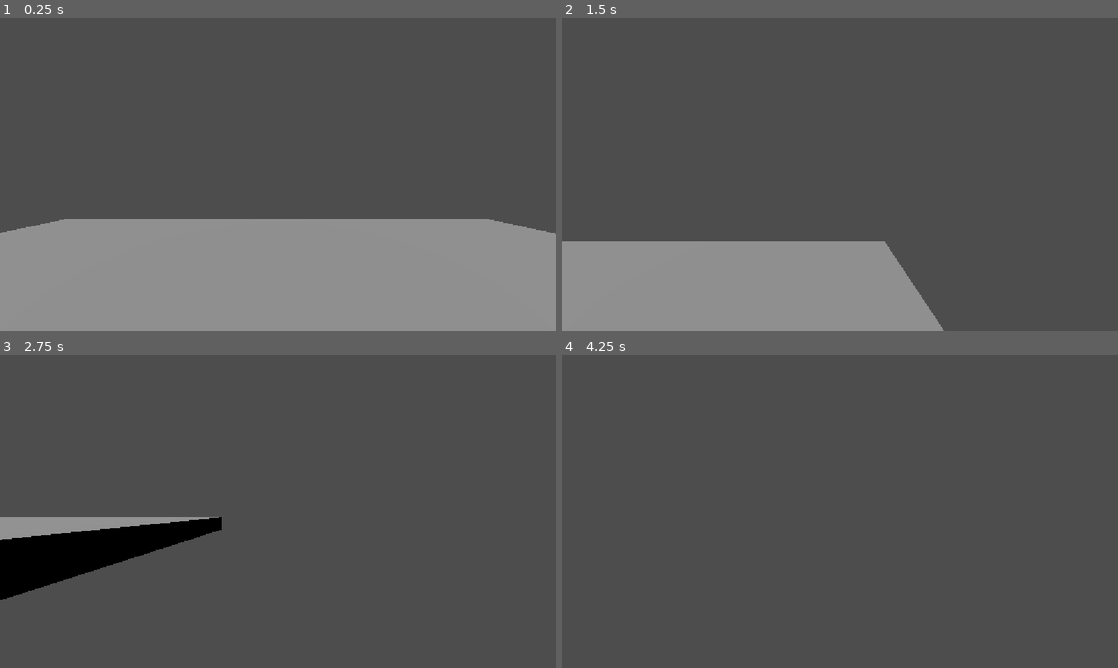
Above: before the commit, frames 1-4 (two rows, left to right).
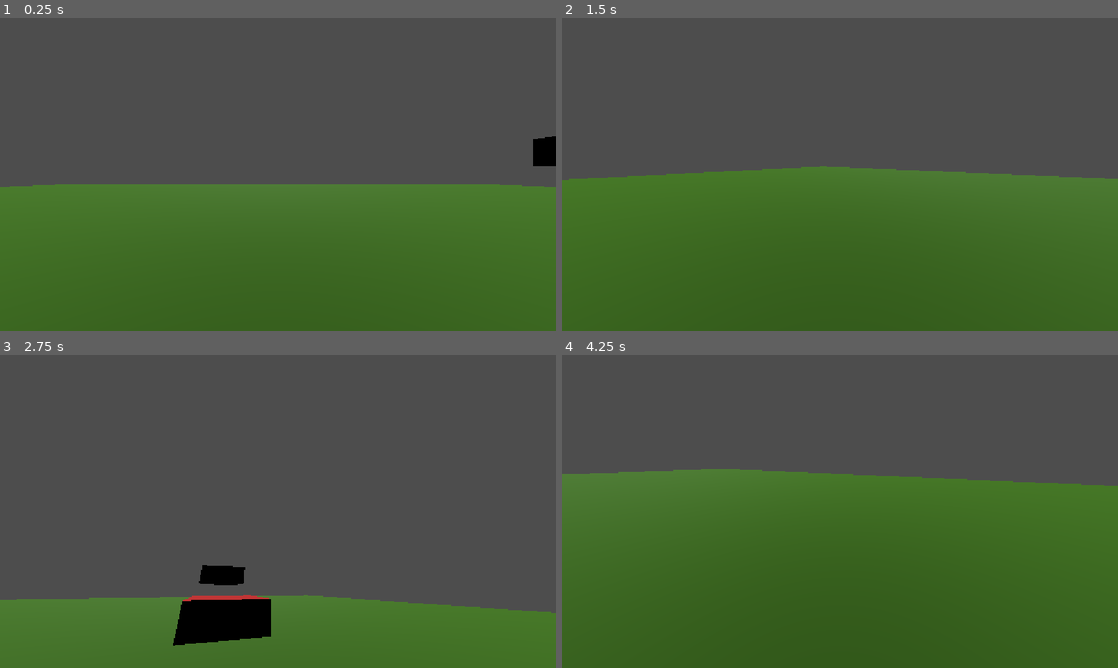
Above: after the commit, the same moments.

Repository: Ayaaneo/Desparuin
Game: Godot game, scene res://Assets/Scenes/floor_1.tscn
Two runs of this game, one before a commit and one after it. Both use one fixed random seed, a clock stepped at 60 frames per second and the inputs below.
Inputs (mouse positions are in pixels of both pictures, inside the frame that each line leads up to):
- Up to frame 1 (0.25 s): no input
- Up to frame 2 (1.5 s): tap Enter at 0.5 s; move the mouse to (962, 158) at 0.52 s; hold D (Right) 0.53-1.28 s; hold Shift (Sprint, bound only after the commit) 0.53-1.28 s; tap Space (Jump) at 0.77 s; move the mouse to (728, 190) at 1.27 s; hold S (Backward) from 1.28 s (still down); tap W (Foreward) at 1.35 s
- Up to frame 3 (2.75 s): tap Space (Jump) at 1.52 s; tap Shift (Sprint, bound only after the commit) at 1.55 s; move the mouse to (333, 442) at 2.02 s; release S (Backward) at 2.03 s; hold D (Right) from 2.03 s (still down); hold Shift (Sprint, bound only after the commit) from 2.03 s (still down)
- Up to frame 4 (4.25 s): move the mouse to (812, 574) at 2.77 s; release Shift (Sprint, bound only after the commit) at 2.78 s; tap Shift (Sprint, bound only after the commit) at 2.85 s; tap Space (Jump) at 3.02, 3.77 s; move the mouse to (1006, 558) at 3.52 s; release D (Right) at 3.53 s; hold A (Left) from 3.53 s (still down); hold Shift (Sprint, bound only after the commit) from 3.53 s (still down); tap W (Foreward) at 3.6 s

The runs differ from the first frame. In frame 1, 47% of the frame differs, in the area x 0-100%, y 37-100%; in frame 2, 51%; in frame 3, 28%; in frame 4, 61%, in the area x 0-100%, y 36-100%.

Commit message:
Player movement Scrpts and Some level

Diff:
--- a/Assets/Scenes/floor_1.tscn
+++ b/Assets/Scenes/floor_1.tscn
@@ -2,7 +2,23 @@
 
 [ext_resource type="Script" uid="uid://cmaaf14h4rb62" path="res://Assets/scripts/player.gd" id="1_w7j4e"]
 
+[sub_resource type="BoxShape3D" id="BoxShape3D_7ptjm"]
+
+[sub_resource type="StandardMaterial3D" id="StandardMaterial3D_bnvy5"]
+albedo_color = Color(0, 0, 0, 1)
+metallic = 0.45
+roughness = 0.7
+
+[sub_resource type="BoxMesh" id="BoxMesh_0s7bo"]
+
+[sub_resource type="StandardMaterial3D" id="StandardMaterial3D_w0g1t"]
+albedo_color = Color(0.81487185, 0.0012150849, 0, 1)
+proximity_fade_distance = 0.01
+
 [sub_resource type="BoxShape3D" id="BoxShape3D_i0y1n"]
+
+[sub_resource type="ORMMaterial3D" id="ORMMaterial3D_86b32"]
+albedo_color = Color(0.3960686, 0.66918766, 0.23134163, 1)
 
 [sub_resource type="BoxMesh" id="BoxMesh_xmo8n"]
 
@@ -12,19 +28,44 @@
 
 [node name="Floor1" type="Node" unique_id=1604478468]
 
+[node name="platform2" type="StaticBody3D" parent="." unique_id=1327892465]
+transform = Transform3D(2.8367462, 0, 0, 0, 1.103101, 0, 0, 0, 3.6667957, 11.895424, 2.7136345, -6.381889)
+
+[node name="CollisionShape3D" type="CollisionShape3D" parent="platform2" unique_id=1816317401]
+shape = SubResource("BoxShape3D_7ptjm")
+
+[node name="MeshInstance3D" type="MeshInstance3D" parent="platform2" unique_id=1043374996]
+material_override = SubResource("StandardMaterial3D_bnvy5")
+mesh = SubResource("BoxMesh_0s7bo")
+
+[node name="platform1" type="StaticBody3D" parent="." unique_id=1434058798]
+transform = Transform3D(2.8367462, 0, 0, 0, 1.103101, 0, 0, 0, 3.6667957, 11.895424, 0.9579983, 0)
+
+[node name="CollisionShape3D" type="CollisionShape3D" parent="platform1" unique_id=1300238058]
+shape = SubResource("BoxShape3D_7ptjm")
+
+[node name="MeshInstance3D" type="MeshInstance3D" parent="platform1" unique_id=2052863703]
+material_override = SubResource("StandardMaterial3D_w0g1t")
+mesh = SubResource("BoxMesh_0s7bo")
+
 [node name="Ground" type="StaticBody3D" parent="." unique_id=471635435]
+transform = Transform3D(7, 0, 0, 0, 1, 0, 0, 0, 7, -0.029323578, 0, 0)
 
 [node name="CollisionShape3D" type="CollisionShape3D" parent="Ground" unique_id=881503000]
 transform = Transform3D(10, 0, 0, 0, 0.5, 0, 0, 0, 10, 0, 0, 0)
 shape = SubResource("BoxShape3D_i0y1n")
+debug_color = Color(1.347661e-06, 0.58525735, 0.7795428, 0.41960785)
 
 [node name="MeshInstance3D" type="MeshInstance3D" parent="Ground" unique_id=452375483]
 transform = Transform3D(10, 0, 0, 0, 0.5, 0, 0, 0, 10, 0, 0, 0)
+material_override = SubResource("ORMMaterial3D_86b32")
 mesh = SubResource("BoxMesh_xmo8n")
 
 [node name="player" type="CharacterBody3D" parent="." unique_id=1020563384]
 transform = Transform3D(1, 0, 0, 0, 1, 0, 0, 0, 1, 0, 1.1377989, 0)
 script = ExtResource("1_w7j4e")
+JUMP_VELOCITY = 5.12
+sensitivity = 0.003
 
 [node name="MeshInstance3D" type="MeshInstance3D" parent="player" unique_id=135593691]
 transform = Transform3D(1, 0, 0, 0, 1, 0, 0, 0, 1, 0, 0.08590937, 0)
@@ -33,8 +74,11 @@
 [node name="CollisionShape3D" type="CollisionShape3D" parent="player" unique_id=914315189]
 shape = SubResource("CapsuleShape3D_i0y1n")
 
-[node name="Camera3D" type="Camera3D" parent="player" unique_id=901825733]
-transform = Transform3D(1, 0, 0, 0, 1, 0, 0, 0, 1, 0.03065345, 0.058998704, -0.09599624)
+[node name="head" type="Node3D" parent="player" unique_id=2116885196]
+transform = Transform3D(1, 0, 0, 0, 1, 0, 0, 0, 1, 0, 0.5750346, 0)
 
-[node name="DirectionalLight3D" type="DirectionalLight3D" parent="." unique_id=1305603342]
-transform = Transform3D(1, 0, 0, 0, 0.3471005, 0.93782794, 0, -0.93782794, 0.3471005, 0, 1.4500403, 0)
+[node name="Camera3D" type="Camera3D" parent="player/head" unique_id=805808397]
+transform = Transform3D(1, 0, 0, 0, 1, 0, 0, 0, 1, 0, -0.12431455, 0)
+
+[node name="DirectionalLight3D" type="DirectionalLight3D" parent="." unique_id=150976802]
+transform = Transform3D(1, 0, 0, 0, -0.5744231, 0.8185586, 0, -0.8185586, -0.5744231, 0, 0, 0)
--- a/Assets/scripts/player.gd
+++ b/Assets/scripts/player.gd
@@ -1,12 +1,27 @@
 extends CharacterBody3D
+#SpeedStuff
+var speed
+const WALK_SPEED = 5.0
+const JUMP_VELOCITY = 5.0
+const sensitivity = 0.003
+const SPRINT = 7
+@onready var head = $head
+@onready var camera = $head/Camera3D
+# HeadBob
+const BOB_FREQ = 2.0
+const BOB_AMP = 0.08
+var t_bob = 0.0
+# FOV
+var FOV = 75.0
+var FOV_Change = 1.5
+func _ready():
+	Input.set_mouse_mode(Input.MOUSE_MODE_CAPTURED)
 
-
-@export var SPEED = 5.0
-@export var JUMP_VELOCITY = 4.5
-
-var look_dir: Vector2
-@onready var camera = Camera3D
-@export var camera_sens = 50
+func _unhandled_input(event):
+	if event is InputEventMouseMotion:
+		head.rotate_y(-event.relative.x * sensitivity )
+		camera.rotate_x(-event.relative.y * sensitivity)
+		camera.rotation.x = clamp(camera.rotation.x, deg_to_rad(-40), deg_to_rad(60))
 func _physics_process(delta: float) -> void:
 	# Add the gravity.
 	if not is_on_floor():
@@ -16,15 +31,38 @@
 	if Input.is_action_just_pressed("Jump") and is_on_floor():
 		velocity.y = JUMP_VELOCITY
 
+	# handle Sprint
+	if Input.is_action_pressed("Sprint"):
+		speed = SPRINT
+	else:
+		speed = WALK_SPEED
+
 	# Get the input direction and handle the movement/deceleration.
 	# As good practice, you should replace UI actions with custom gameplay actions.
 	var input_dir := Input.get_vector("Left", "Right", "Foreward", "Backward")
-	var direction := (transform.basis * Vector3(input_dir.x, 0, input_dir.y)).normalized()
-	if direction:
-		velocity.x = direction.x * SPEED
-		velocity.z = direction.z * SPEED
+	var direction = (head.transform.basis * Vector3(input_dir.x, 0, input_dir.y)).normalized()
+	if is_on_floor():
+		if direction:
+			velocity.x = direction.x * speed
+			velocity.z = direction.z * speed
+		else:
+			velocity.x = move_toward(velocity.x, 0, WALK_SPEED)
+			velocity.z = move_toward(velocity.z, 0, WALK_SPEED)
 	else:
-		velocity.x = move_toward(velocity.x, 0, SPEED)
-		velocity.z = move_toward(velocity.z, 0, SPEED)
+		velocity.x = lerp(velocity.x, direction.x * speed, delta * 2.0)
+		velocity.z = lerp(velocity.z, direction.z * speed, delta * 2.0)
+	# Head bob:
+	t_bob += delta * velocity.length() * float(is_on_floor())
+	camera.transform.origin = _headbob(t_bob)
 
+	#FOV
+	var velocity_clamped = clamp(velocity.length(), 0.5, SPRINT * 2)
+	var target_fov = FOV + FOV_Change * velocity_clamped
+	camera.fov = lerp(camera.fov, target_fov, delta * 8.0)
 	move_and_slide()
+
+func _headbob(time) -> Vector3:
+	var pos = Vector3.ZERO
+	pos.y = sin(time * BOB_FREQ) * BOB_AMP
+	pos.x = cos(time * BOB_FREQ / 2) * BOB_AMP
+	return pos
--- a/project.godot
+++ b/project.godot
@@ -56,6 +56,11 @@
 "events": [Object(InputEventKey,"resource_local_to_scene":false,"resource_name":"","device":-1,"window_id":0,"alt_press …(191 unchanged characters)…
 ]
 }
+Sprint={
+"deadzone": 0.2,
+"events": [Object(InputEventKey,"resource_local_to_scene":false,"resource_name":"","device":-1,"window_id":0,"alt_pressed":false,"shift_pressed":false,"ctrl_pressed":false,"meta_pressed":false,"pressed":false,"keycode":0,"physical_keycode":4194325,"key_label":0,"unicode":0,"location":0,"echo":false,"script":null)
+]
+}
 
 [physics]
 
